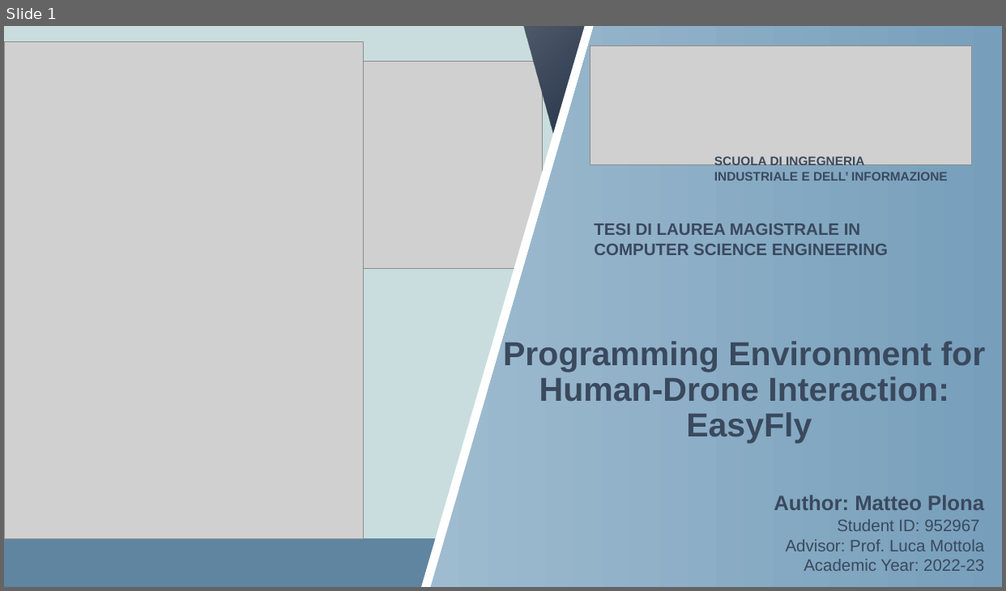
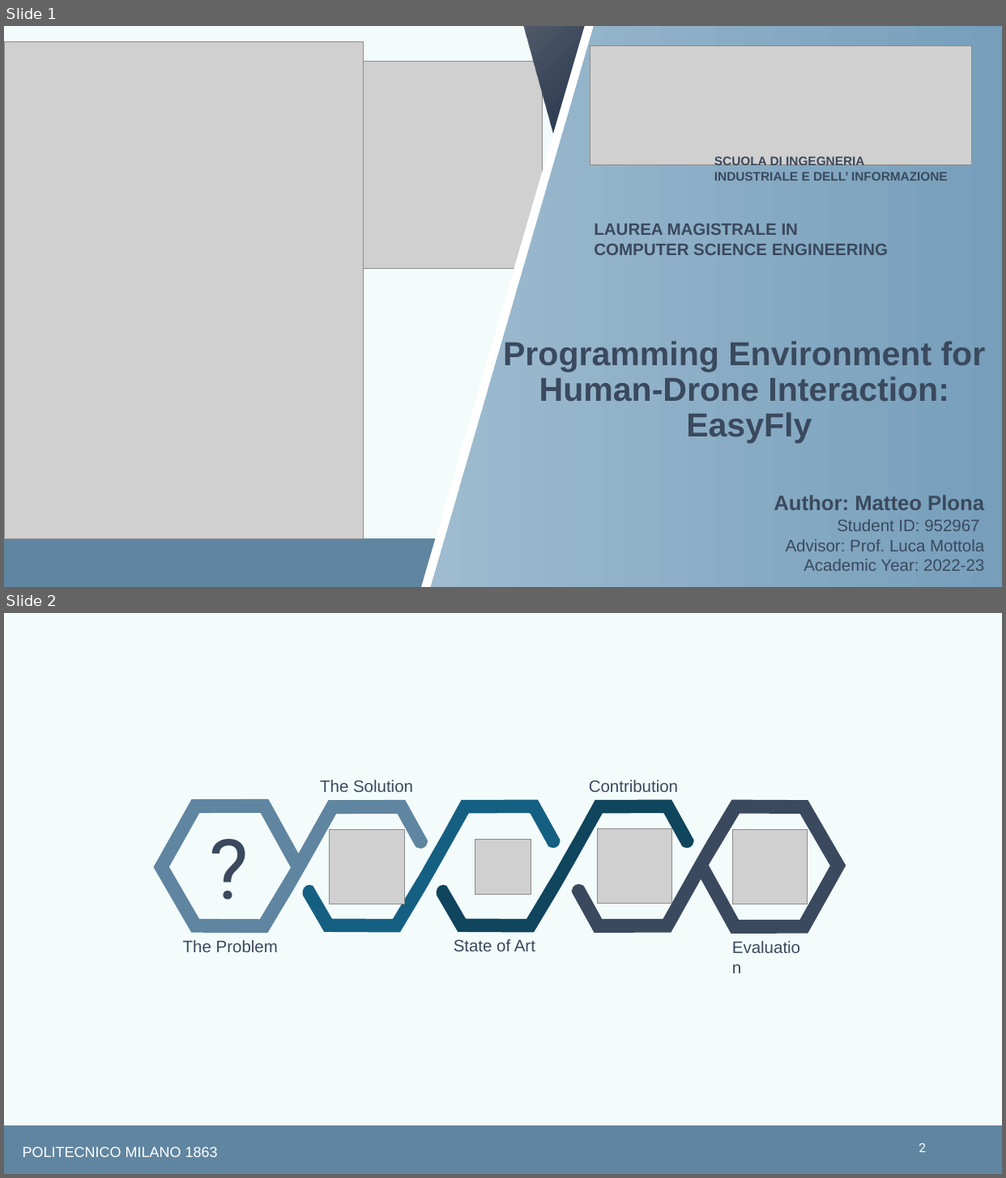
Before and after one commit to matplona/crazyflie-lib-python, a slide deck: Thesis/Presentation/thesis_presentation.pptx. Shown one above the other, each under a label of ours: slide 1 before the commit, slides 1 and 2 after it. The pictures are 1006x591 and 1006x1178 pixels, drawn with LibreOffice and Linux fonts; fonts in the diff are those of the drawing; grey boxes stand for pictures. Boxes give left, top, right and bottom in pixels: in the first picture for what was removed or moved away, otherwise in the second. Text is boxed around its words. In the diff, an @@ line names an element or a change of style, - is before the commit and + after.

```diff
--- a/Thesis/Presentation/thesis_presentation.pptx
+++ b/Thesis/Presentation/thesis_presentation.pptx
@@ slide 2 added at [4, 613, 1002, 1174], background #F3FBFB; not listed: 1 template element that a slide beside it also shows @@
@@ text added at [320, 780, 413, 792], 16 pt, text #3A495E @@
+The Solution
@@ text added at [589, 780, 678, 792], 16 pt, text #3A495E @@
+Contribution
@@ freeform shape added at [154, 799, 428, 934], fill #6085A0 @@
@@ freeform shape added at [303, 800, 560, 933], fill #156082 @@
@@ freeform shape added at [437, 800, 694, 933], fill #0F455D @@
@@ freeform shape added at [572, 800, 846, 934], fill #3A495E @@
@@ text added at [202, 813, 258, 922], 80 pt, text none @@
+?
@@ picture added at [330, 829, 404, 905] @@
@@ picture added at [598, 828, 672, 904] @@
@@ picture added at [733, 829, 808, 905] @@
@@ picture added at [475, 839, 531, 895] @@
@@ text added at [183, 940, 278, 952], 16 pt, text #3A495E @@
+The Problem
@@ text added at [454, 939, 535, 952], 16 pt, text #3A495E @@
+State of Art
@@ text added at [725, 934, 816, 961], 16 pt, text #3A495E @@
+Evaluation
@@ text added at [23, 1147, 218, 1157], 14 pt, text #FFFFFF @@
+POLITECNICO MILANO 1863
@@ page number added at [918, 1144, 926, 1152], 12 pt, text #FFFFFF @@
+2
@@ slide 1 changed as well @@
@@ background #C9DDDE to #F3FBFB @@
@@ text at [594, 224, 888, 255]: text changed @@
-TESI DI LAUREA MAGISTRALE IN COMPUTER SCIENCE ENGINEERING
+LAUREA MAGISTRALE IN
+COMPUTER SCIENCE ENGINEERING
```
Also in this commit, not shown: 10 other slides changed, 5 other slides added, 3 slides removed, 7 other files.
